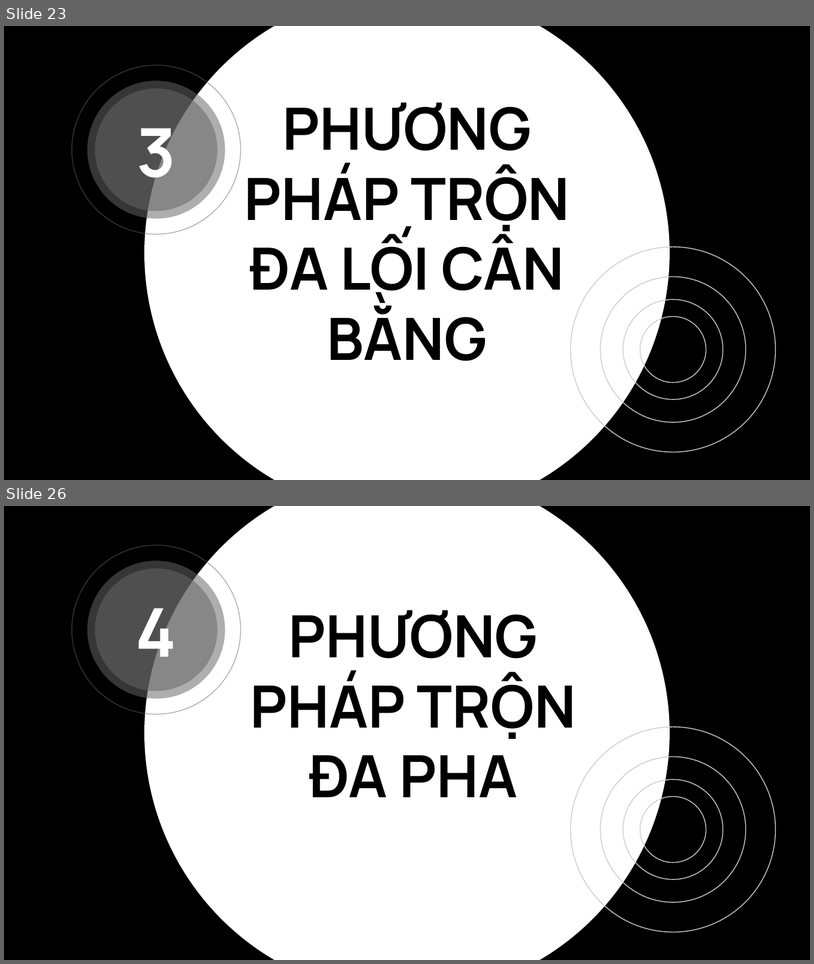
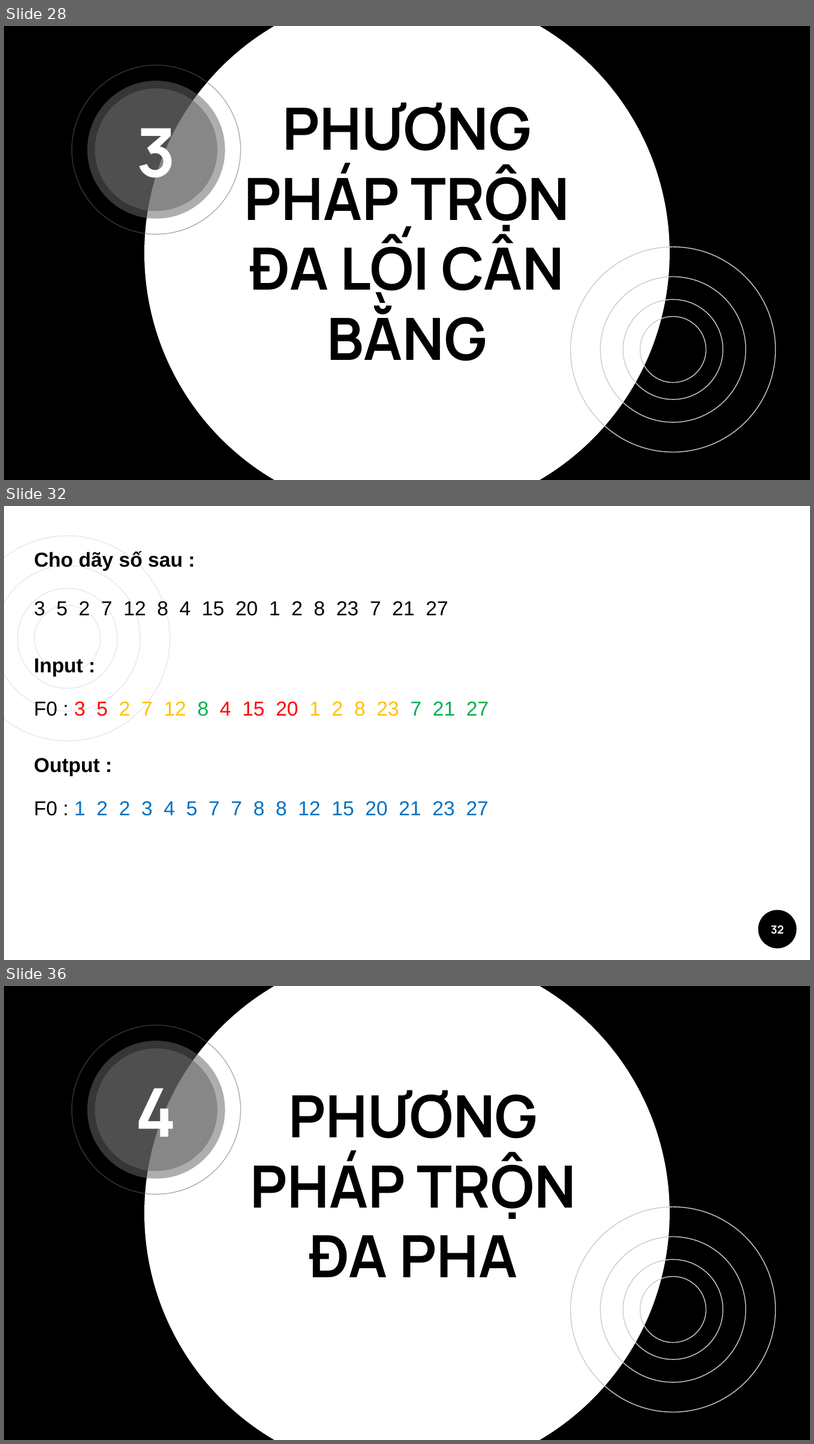
Before and after one commit to Nhatthanh1/CS523_N05, a slide deck: ExternalSort/ESshow.pptx. Shown one above the other, each under a label of ours: slides 23 and 26 before the commit, slides 28, 32 and 36 after it; the slides between them are not shown. The pictures are 814x964 and 814x1444 pixels, drawn with LibreOffice and Linux fonts; fonts in the diff are those of the drawing. Boxes give left, top, right and bottom in pixels: in the first picture for what was removed or moved away, otherwise in the second. Text is boxed around its words. In the diff, an @@ line names an element or a change of style, - is before the commit and + after.

```diff
--- a/ExternalSort/ESshow.pptx
+++ b/ExternalSort/ESshow.pptx
@@ slide 32 added at (x1=4, y1=506, x2=810, y2=960), background #FFFFFF @@
@@ text added at (x1=34, y1=551, x2=448, y2=616), 18 pt, text #000000 @@
+Cho dãy số sau :
+3 5 2 7 12 8 4 15 20 1 2 8 23 7 21 27
@@ group added at (x1=4, y1=536, x2=170, y2=741): 4 ellipses @@
@@ text added at (x1=34, y1=658, x2=489, y2=716), 18 pt, text #000000 @@
+Input :
+F0 : 3 5 2 7 12 8 4 15 20 1 2 8 23 7 21 27
@@ text added at (x1=34, y1=757, x2=489, y2=816), 18 pt, text #0070C0 @@
+Output :
+F0 : 1 2 2 3 4 5 7 7 8 8 12 15 20 21 23 27
@@ ellipse added at (x1=759, y1=909, x2=797, y2=948), fill #000000 @@
@@ page number added at (x1=771, y1=925, x2=785, y2=934), 10 pt, text #FFFFFF, bold @@
+32
@@ what was slide 23 is now slide 28 @@
@@ what was slide 26 is now slide 36 @@
```
Also in this commit, not shown: 7 slides changed, 10 other slides added, 1 slide removed.
